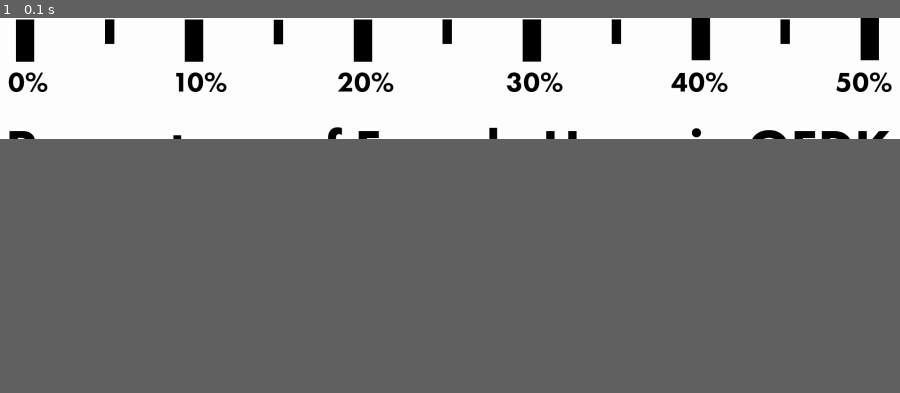
Above: before the commit, frame 1.
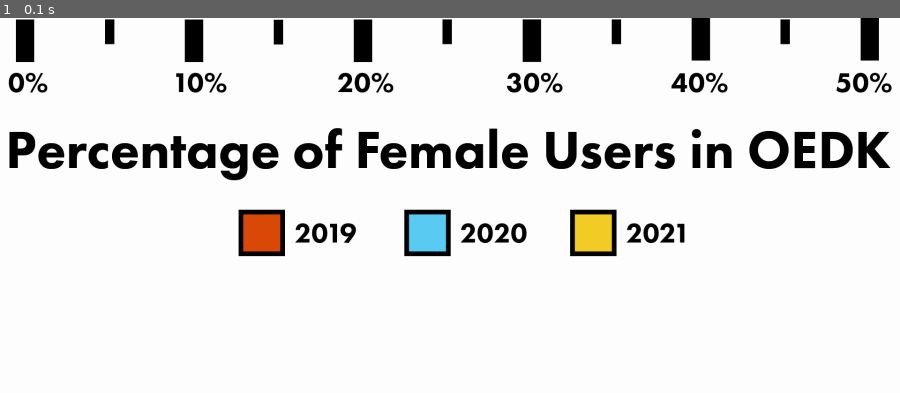
Above: after the commit, the same moment.

Repository: proxim/raspberry-pi
Game: pygame game, started from display_databoard.py
Same seed, same stepped clock (60 frames per second), same inputs: the game is played once before the commit and once after it.
Inputs:
- Up to frame 1 (0.1 s): no input
In our replay, the window is 900x121 before the commit and 900x375 after it. These sizes can differ from the game's own. Grey fills any space a smaller window leaves; there, only what the larger window draws over its background counts as a difference.

The runs differ from the first frame. In frame 1, 7.3% of the frame differs, in the area x 1-100%, y 6-64%.

Commit message:
Add files via upload

Diff:
--- a/display_databoard.py
+++ b/display_databoard.py
@@ -4,48 +4,115 @@
 from motor_control import DCMotor
 
 # motor controller 1 pins
-MC1_PWM1 = 1
-MC1_LN1 = 2
-MC1_LN2 = 3
-MC1_LN3 = 4
-MC1_LN4 = 5
-MC1_PWM2 = 6
+MC1_PWM1 = 23
+MC1_LN1 = 25
+MC1_LN2 = 8
+
+MC1_LN3 = 7
+MC1_LN4 = 1
+MC1_PWM2 = 24
 
 # motor controller 2 pins
-MC2_LN1 = 7
-MC2_LN2 = 8
-MC2_PWM1 = 9
+MC2_LN1 = 5
+MC2_LN2 = 6
+MC2_PWM1 = 13
+
+GPIO.setmode(GPIO.BCM)
 
 if __name__ == '__main__':
+
+    # setup pygame
     pygame.init()
-    screen = pygame.display.set_mode((WIN_WIDTH, WIN_HEIGHT))
+    screen = pygame.display.set_mode((1920, 800))
     pygame.display.set_caption('OEDK Data Visualization')
 
-    # setup
-    low_motor = DCMotor(MC1_LN1, MC1_LN2, MC1_PWM1, name='Lower Motor')
-    mid_motor = DCMotor(MC1_LN3, MC1_LN4, MC1_PWM2, name='Middle Motor')
-    high_motor = DCMotor(MC2_LN1, MC2_LN2, MC2_PWM1, name='Highest Motor')
+    # set up motors
+    low_motor = DCMotor(MC1_LN2, MC1_LN1, MC1_PWM1)
+    mid_motor = DCMotor(MC1_LN3, MC1_LN4, MC1_PWM2)
+    high_motor = DCMotor(MC2_LN2, MC2_LN1, MC2_PWM1)
+
+    DIST_CONST = 1
+    DIST_CONST_OR = .8
+    TIME_BTN_STATS = 5
+
+    # sample data (hardcoded for now)
+    stats = [{
+            'filename': 'graphics/pct_fem_users_2019-2021.png', # the filename doesn't reflect data
+            'data': (37.39, 36.97, 42.07),
+            'start_axis': 0.0,
+            'end_axis': 50.0
+        }, {
+            'filename': 'graphics/num_tour_visitors_2015-2017.png',
+            'data': (2552, 5212, 5821),
+            'start_axis': 0.0,
+            'end_axis': 7000.0
+        }
+    ]
+    idx = 0
 
     running = True
     while running:
         screen.fill(WHITE)
 
+        current_stat = stats[idx]
+        print(current_stat)
+
         # change title + axis
-        background = Image('graphics/pct_fem_users_2019-2021.png')
+        background = Image(current_stat['filename'])
         background.draw(screen)
+        print('Changing background img')
 
         # update screen
         pygame.display.update()
+        print('Updated screen')
+
+        time.sleep(.5)
+
+        # get the stats, and convert them into percentages of the entire screen
+        distances = current_stat['data']
+        start = current_stat['start_axis']
+        end = current_stat['end_axis']
+        pct_distances = map(lambda dist: (dist - start) / (end - start), distances)
+        low, mid, high = pct_distances
 
         # move motors
-        low_motor.forward()
-        time.sleep(3)
-        low_motor.stop()
+        low_motor.move(low, DIST_CONST_OR)
+
+        mid_motor.move(mid, DIST_CONST)
+
+        high_motor.move(high, DIST_CONST)
+
+        time.sleep(2)
+
 
         # delay until next statistic
+        time.sleep(TIME_BTN_STATS)
+
+        # move motors back
+        low_motor.move_back(low, DIST_CONST_OR)
+
+        mid_motor.move_back(mid, DIST_CONST)
+
+        high_motor.move_back(high, DIST_CONST)
+
+        time.sleep(2)
+
+
+        # increment index
+        idx = 0 if idx == len(stats) - 1 else idx + 1
 
         # check pygame events
         for event in pygame.event.get():
+            if event.type == pygame.KEYDOWN:
+                if event.key == pygame.K_SPACE:
+                    pass
+
+
             if event.type == pygame.QUIT:
+                print('Quitting...')
                 running = False
+                # cleanup
+                for motor in (low_motor, mid_motor, high_motor):
+                    motor.stop(0)
+                GPIO.cleanup()
                 pygame.quit()
--- a/motor_control.py
+++ b/motor_control.py
@@ -65,7 +65,7 @@
     3.backward 4.stop 5 .brake 6.cleanup"""
 
     def __init__(self, pin_one, pin_two,
-                 pwm_pin, freq=50, name='DC Motor'):
+                 pwm_pin, freq=70, name='DC Motor'):
         """ init method
         (1) pin_one, type=int,  GPIO pin connected to IN1 or IN3
         (2) Pin two type=int, GPIO pin connected to IN2 or IN4
@@ -130,18 +130,80 @@
         if clean_up:
             GPIO.cleanup()
 
+    def move(self, distance, time_dist_const=1):
+        self.forward(self.freq)
+        time.sleep(distance * time_dist_const)
+        self.stop()
+
+    def move_back(self, distance, time_dist_const=1):
+        self.backward(self.freq)
+        time.sleep(distance * time_dist_const)
+        self.stop()
+
+
+def test_motors(*motors):
+    print('Testing motors.')
+
+    for i in range(5):
+        for motor in motors:
+            motor.forward()
+        time.sleep(1)
+
+        for motor in motors:
+            motor.stop()
+        time.sleep(1)
+
+    for motor in motors:
+        motor.stop()
+
 if __name__ == '__main__':
-
-    setup()
-
-    stepper = StepperMotor(STEPPER_PINS)
-
-    stepper.rotate_cw(90)
-    stepper.rotate_ccw(90)
-
-    cleanup()
-
-#try:
-#    pass
-#except KeyboardInterrupt:
-#    print('keyboard interrupted')
+    # motor controller 1 pins
+    MC1_PWM1 = 23
+    MC1_LN1 = 25
+    MC1_LN2 = 8
+
+    MC1_LN3 = 7
+    MC1_LN4 = 1
+    MC1_PWM2 = 24
+
+    # motor controller 2 pins
+    MC2_LN1 = 5
+    MC2_LN2 = 6
+    MC2_PWM1 = 13
+
+    GPIO.setmode(GPIO.BCM)
+
+    # set up motors
+    low_motor = DCMotor(MC1_LN2, MC1_LN1, MC1_PWM1)
+    mid_motor = DCMotor(MC1_LN3, MC1_LN4, MC1_PWM2)
+    high_motor = DCMotor(MC2_LN2, MC2_LN1, MC2_PWM1)
+
+
+
+    #test_motors(low_motor, mid_motor, high_motor)
+    # for freq=50 DIST_CONST = 2.15
+    DIST_CONST = 1
+    ORANGE_TRASH = .8
+    time.sleep(2)
+
+    low_motor.move(1, ORANGE_TRASH)
+    mid_motor.move(1, DIST_CONST)
+    high_motor.move(1, DIST_CONST)
+    time.sleep(2)
+
+    low_motor.move_back(1, ORANGE_TRASH)
+    #time.sleep(2)
+
+
+    #time.sleep(2)
+
+    mid_motor.move_back(1, DIST_CONST)
+    #time.sleep(2)
+
+
+    #time.sleep(2)
+
+    high_motor.move_back(1, DIST_CONST)
+    #time.sleep(2)
+
+    GPIO.cleanup()
